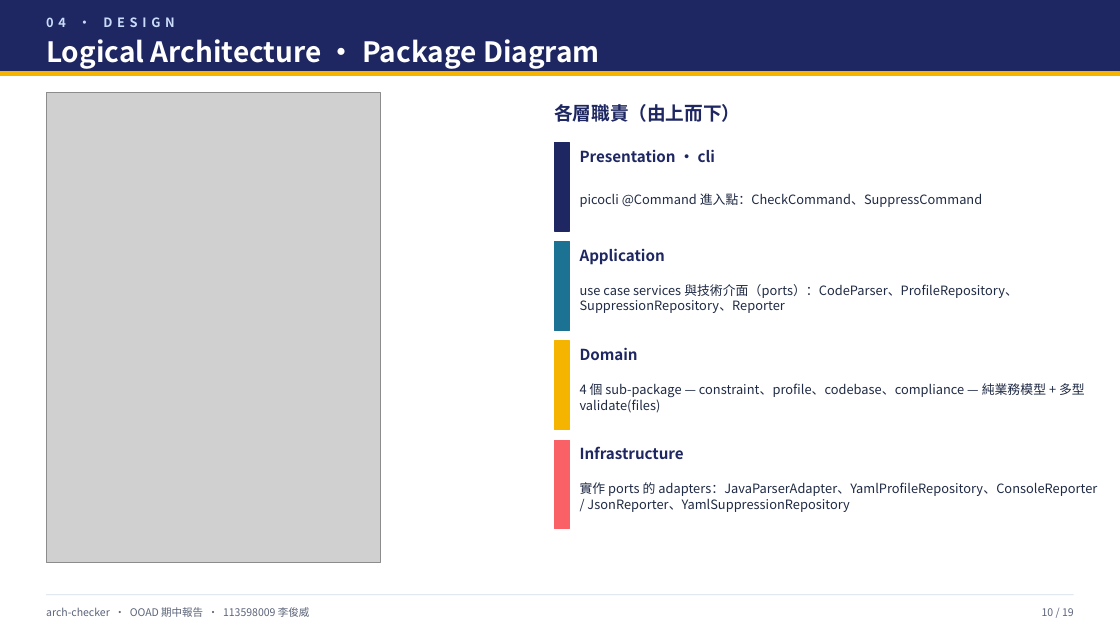
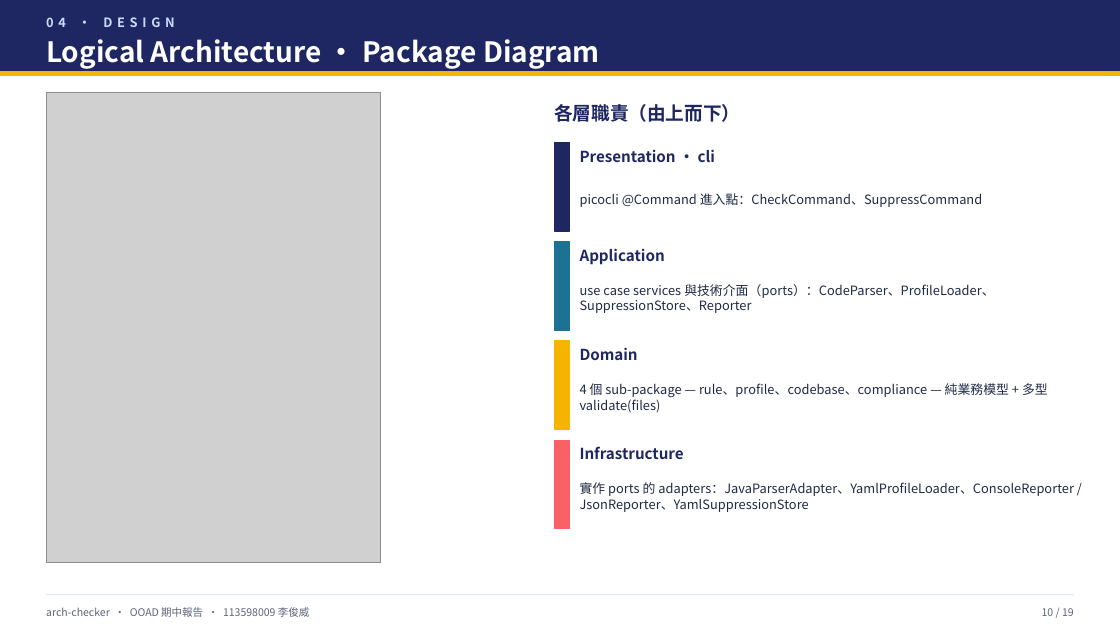
Before and after one commit to chun-wei0413/arch-checker, a slide deck: slide 11 of hw/Midterm/midterm-team6.pptx. Drawn at 1120x630 pixels with LibreOffice and Linux fonts; fonts in the diff are those of the drawing; grey boxes stand for pictures. Boxes give left, top, right and bottom in pixels: in the first picture for what was removed or moved away, otherwise in the second. Text is boxed around its words. In the diff, an @@ line names an element or a change of style, - is before the commit and + after.

```diff
--- a/hw/Midterm/midterm-team6.pptx
+++ b/hw/Midterm/midterm-team6.pptx
@@ text at [580, 284, 994, 313]: text changed @@
-use case services 與技術介面（ports）：CodeParser、ProfileRepository、SuppressionRepository、Reporter
+use case services 與技術介面（ports）：CodeParser、ProfileLoader、SuppressionStore、Reporter
@@ text at [580, 383, 1048, 413]: text changed @@
-4 個 sub-package — constraint、profile、codebase、compliance — 純業務模型 + 多型 validate(files)
+4 個 sub-package — rule、profile、codebase、compliance — 純業務模型 + 多型 validate(files)
@@ text at [580, 482, 1074, 512]: text changed @@
-實作 ports 的 adapters：JavaParserAdapter、YamlProfileRepository、ConsoleReporter / JsonReporter、YamlSuppressionRepository
+實作 ports 的 adapters：JavaParserAdapter、YamlProfileLoader、ConsoleReporter / JsonReporter、YamlSuppressionStore
```
Also in this commit, not shown: 13 other slides changed, 1 other file.
